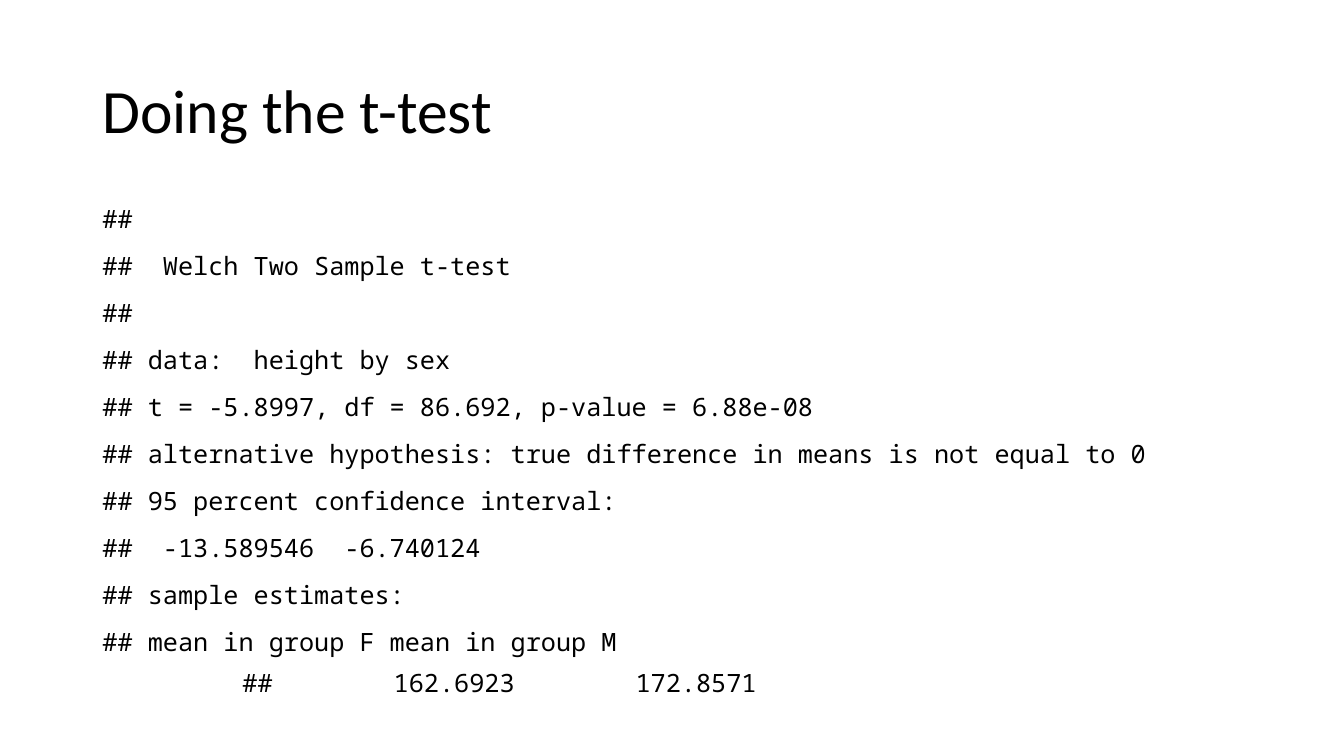
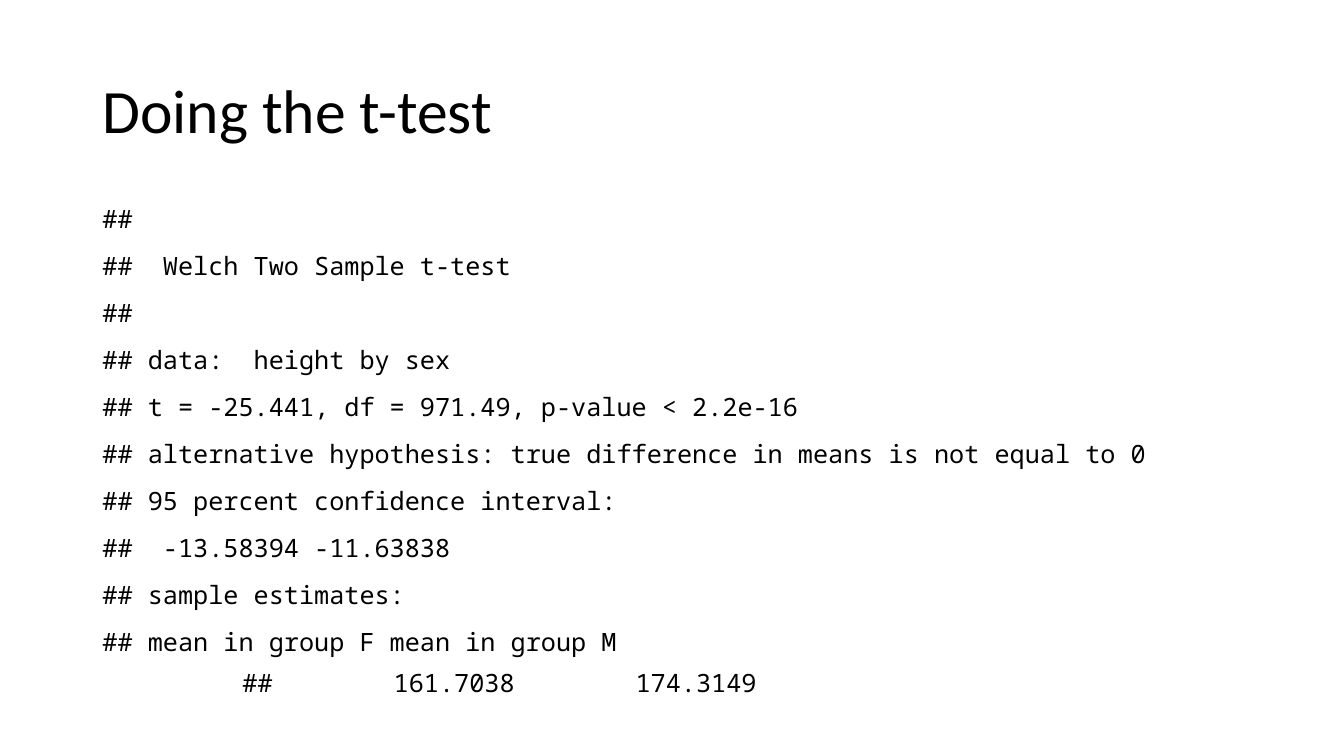
Before and after one commit to uclh-criu/learning-datascience, a slide deck: slide 33 of Workshops/Workshop6.pptx. Drawn at 1344x756 pixels with LibreOffice and Linux fonts; fonts in the diff are those of the drawing. Boxes give left, top, right and bottom in pixels: in the first picture for what was removed or moved away, otherwise in the second. Text is boxed around its words. In the diff, an @@ line names an element or a change of style, - is before the commit and + after.

Commit message:
Minor changes to data source

```diff
--- a/Workshops/Workshop6.pptx
+++ b/Workshops/Workshop6.pptx
@@ text at (148,256,1146,693): text changed @@
-##
-## Welch Two Sample t-test
-##
-## data: height by sex
-## t = -5.8997, df = 86.692, p-value = 6.88e-08
-## alternative hypothesis: true difference in means is not equal to 0
-## 95 percent confidence interval:
-## -13.589546 -6.740124
-## sample estimates:
-## mean in group F mean in group M
-## 162.6923 172.8571
+##
+## Welch Two Sample t-test
+##
+## data: height by sex
+## t = -25.441, df = 971.49, p-value < 2.2e-16
+## alternative hypothesis: true difference in means is not equal to 0
+## 95 percent confidence interval:
+## -13.58394 -11.63838
+## sample estimates:
+## mean in group F mean in group M
+## 161.7038 174.3149
```
Also in this commit, not shown: 4 other slides changed, 7 other files.
